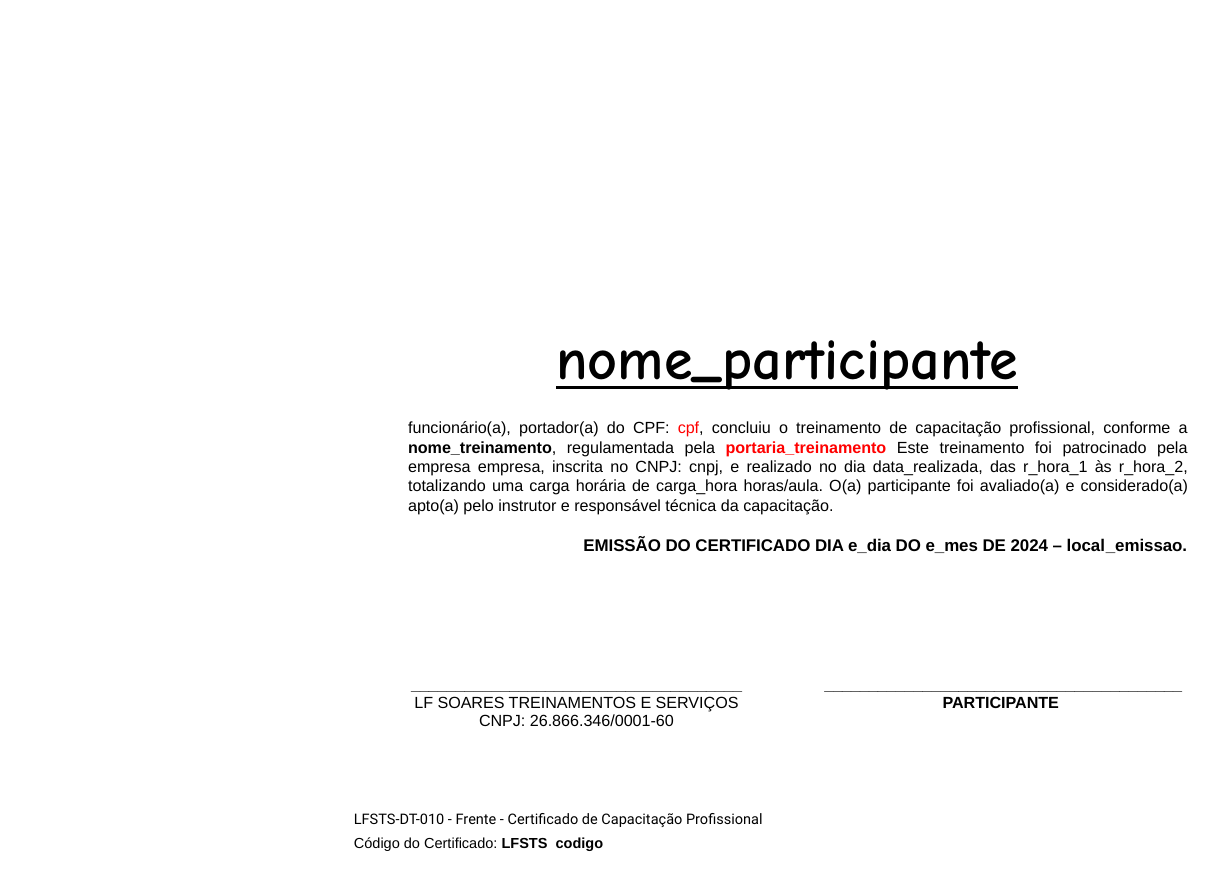
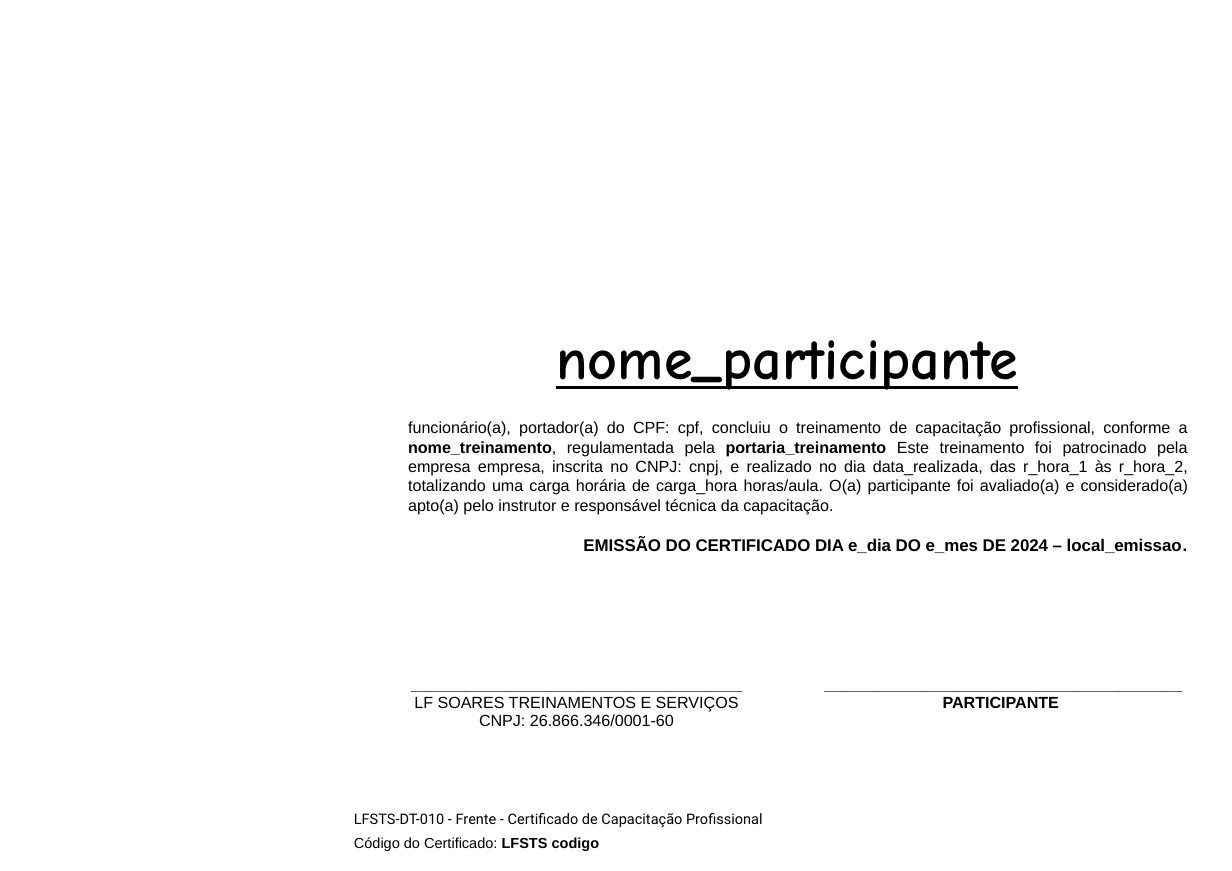
Before and after one commit to Programateca/lfsoares-front, a slide deck: slide 1 of public/templates/frente.pptx. Drawn at 1232x871 pixels with LibreOffice and Linux fonts; fonts in the diff are those of the drawing; background and template pictures are left out. Boxes give left, top, right and bottom in pixels: in the first picture for what was removed or moved away, otherwise in the second. Text is boxed around its words. In the diff, an @@ line names an element or a change of style, - is before the commit and + after.

Commit message:
fix: fix template

```diff
--- a/public/templates/frente.pptx
+++ b/public/templates/frente.pptx
@@ text at box(408, 421, 1188, 515): text colour #FF0000 to #000000 in "cpf, portaria_treinamento" @@
@@ text "Código do Certificado: LFSTS codigo" rewrapped from box(354, 837, 604, 851) to box(354, 837, 600, 851) @@
```
